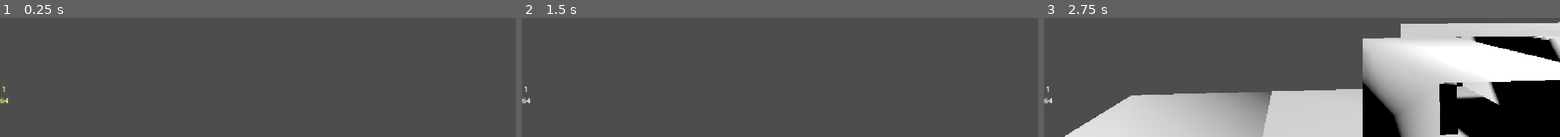
Above: before the commit, frames 1-3 (left to right).
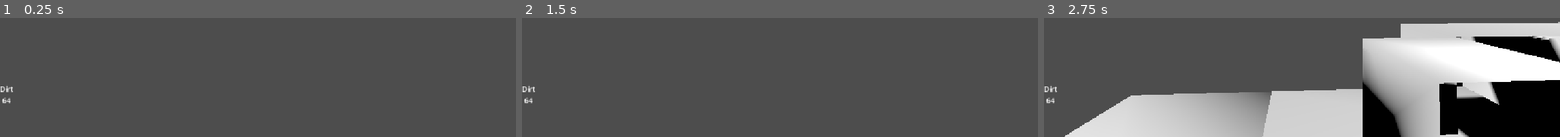
Above: after the commit, the same moments.

Repository: etper/pimpekcraft
Game: Godot game, scene res://scenes/Main.tscn
Two runs of this game, one before a commit and one after it. Both use one fixed random seed, a clock stepped at 60 frames per second and the inputs below.
Inputs (mouse positions are in pixels of both pictures, inside the frame that each line leads up to):
- Up to frame 1 (0.25 s): no input
- Up to frame 2 (1.5 s): tap Enter (ui_accept) at 0.5, 1.25 s; move the mouse to (outside the picture) at 0.52 s; hold 1 (slot_1) 0.53-1.28 s; hold W (move_forward) from 0.53 s (still down); click (outside the picture) at 0.67 s; tap Space (jump) at 0.77 s; tap 2 (slot_2) at 0.8, 1.35 s; move the mouse to (outside the picture) at 1.27 s; click (outside the picture) at 1.42 s
- Up to frame 3 (2.75 s): keep holding W (move_forward); tap Space (jump) at 1.52 s; tap 1 (slot_1) at 1.55 s; tap Enter (ui_accept) at 2 s; move the mouse to (outside the picture) at 2.02 s; hold 1 (slot_1) from 2.03 s (still down); click (outside the picture) at 2.17 s; tap 2 (slot_2) at 2.3 s

The runs differ from the first frame. In frame 1, 0.2% of the frame differs, in the area x 0-3%, y 56-73%; in frame 2, 0.2%; in frame 3, 0.2%.

Commit message:
phase 6 done

Diff:
--- a/gdd.gd
+++ b/gdd.gd
@@ -1,6 +1,5 @@
 #| Phase | Features                                           |
 #| ----- | -------------------------------------------------- |
-#| 6     | Inventory & hotbar                                 |
 #| 7     | Saving/loading worlds                              |
 #| 8     | Trees, caves, ores                                 |
 #| 9     | Lighting                                           |
--- a/project.godot
+++ b/project.godot
@@ -91,6 +91,11 @@
 "events": [Object(InputEventKey,"resource_local_to_scene":false,"resource_name":"","device":-1,"window_id":0,"alt_press …(191 unchanged characters)…
 ]
 }
+slot_9={
+"deadzone": 0.2,
+"events": [Object(InputEventKey,"resource_local_to_scene":false,"resource_name":"","device":-1,"window_id":0,"alt_pressed":false,"shift_pressed":false,"ctrl_pressed":false,"meta_pressed":false,"pressed":false,"keycode":0,"physical_keycode":57,"key_label":0,"unicode":57,"location":0,"echo":false,"script":null)
+]
+}
 
 [physics]
 
--- a/scripts/inventory_ui.gd
+++ b/scripts/inventory_ui.gd
@@ -51,9 +51,9 @@
 		if slot == null:
 			label.text = ""
 		else:
-			label.text = str(slot["id"]) + "\n" + str(slot["amount"])
+			var item_name = ItemDB.NAMES.get(slot["id"], "Unknown")
 
-		if i == inventory.selected_slot:
-			panel.modulate = Color(1, 1, 0.5)
-		else:
-			panel.modulate = Color(1, 1, 1)
+			if slot["amount"] > 1:
+				label.text = item_name + "\n" + str(slot["amount"])
+			else:
+				label.text = item_name
--- a/scripts/player.gd
+++ b/scripts/player.gd
@@ -25,13 +25,11 @@
 
 func _unhandled_input(event):
 
-    if event.is_action_pressed("slot_1"):
-       inventory.selected_slot = 0
-       inventory_ui.refresh()
-
-    if event.is_action_pressed("slot_2"):
-        inventory.selected_slot = 1
-        inventory_ui.refresh()
+    for i in range(9):
+        if event.is_action_pressed("slot_%d" % (i + 1)):
+            inventory.selected_slot = i
+            inventory_ui.refresh()
+            return
 
     if event is InputEventMouseButton:
         if event.button_index == MOUSE_BUTTON_WHEEL_UP:
@@ -62,8 +60,10 @@
 
                 var slot = inventory.get_selected()
 
-                if slot != null:
-                    world.place_block(place_pos, slot.id)
+                if slot == null:
+                    return
+
+                if world.place_block(place_pos, slot.id):
                     inventory.remove_selected(1)
                     inventory_ui.refresh()
 
--- a/scripts/world.gd
+++ b/scripts/world.gd
@@ -80,12 +80,17 @@
 
 	rebuild_queue.append(chunk)
 
-func place_block(world_pos: Vector3i, block_id):
+func place_block(world_pos: Vector3i, block_id) -> bool:
 
 	var coord = get_chunk_coord(world_pos)
 	var local = get_local_pos(world_pos)
 
 	var chunk = get_chunk(coord)
+
+	# Don't place into an occupied block.
+	if chunk.blocks.has(local):
+		return false
+
 	chunk.place_block(local, block_id)
 
 	if local.x == 0:
@@ -100,16 +105,24 @@
 	if local.z == CHUNK_SIZE - 1:
 		get_chunk(coord + Vector2i(0, 1)).mark_dirty()
 
+	return true
+
 func destroy_block(world_pos: Vector3i):
 
 	var coord = get_chunk_coord(world_pos)
 
 	if !chunks.has(coord):
-		return
+		return ItemDB.Block.AIR
 
 	var local = get_local_pos(world_pos)
+	var chunk = chunks[coord]
 
-	chunks[coord].destroy_block(local)
+	if !chunk.blocks.has(local):
+		return ItemDB.Block.AIR
+
+	var block_id = chunk.blocks[local]
+
+	chunk.destroy_block(local)
 
 	if local.x == 0:
 		get_chunk(coord + Vector2i(-1, 0)).mark_dirty()
@@ -122,6 +135,8 @@
 
 	if local.z == CHUNK_SIZE - 1:
 		get_chunk(coord + Vector2i(0, 1)).mark_dirty()
+
+	return block_id
 
 func benchmark_place():
 	for x in range(10):
